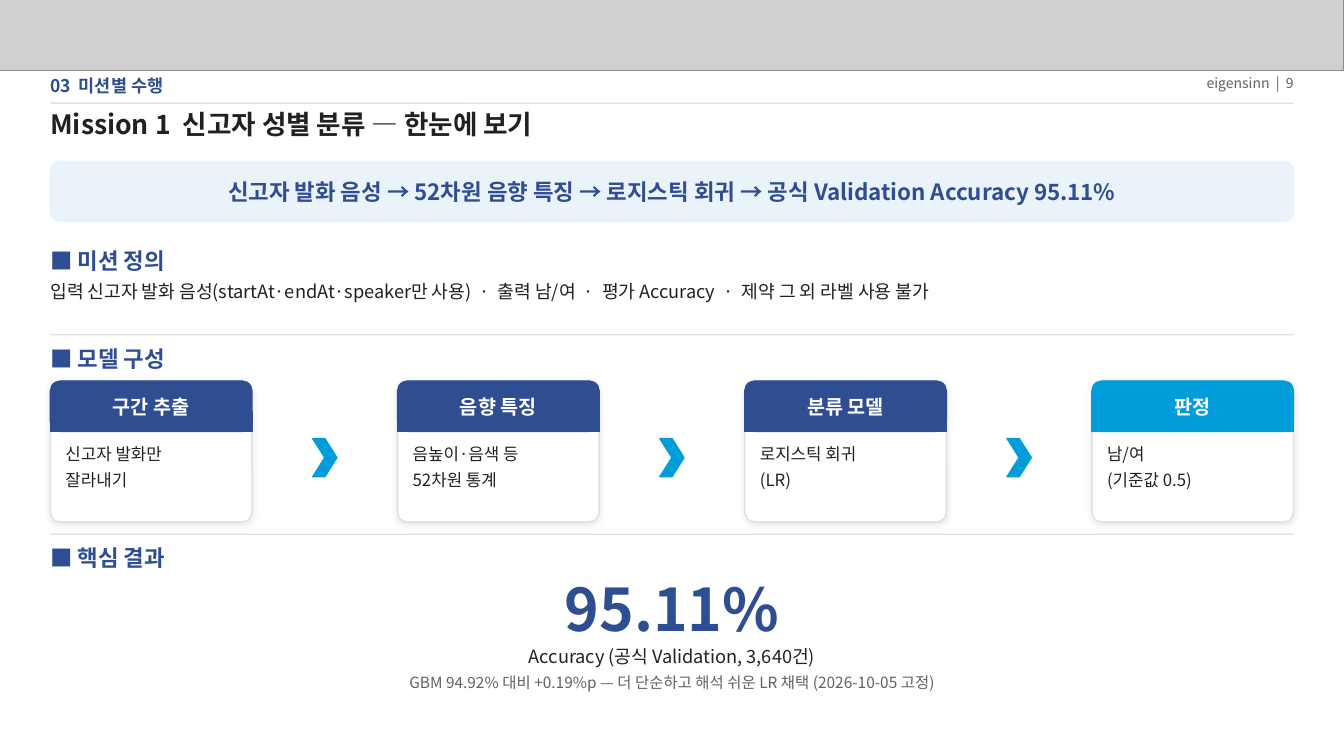
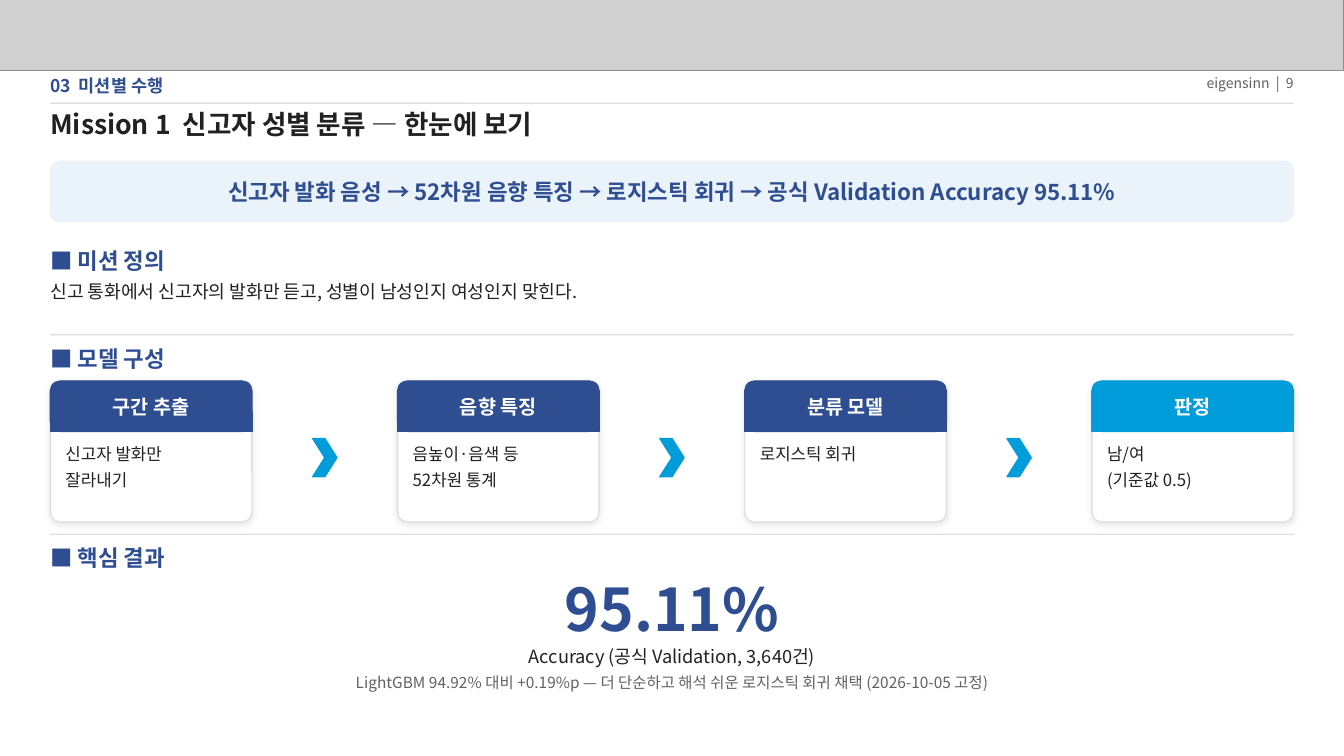
Before and after one commit to eigensinn-dcc2026/prelim, a slide deck: slide 9 of ppt/DCC2026_예선_결과정리.pptx. Drawn at 1344x756 pixels with LibreOffice and Linux fonts; fonts in the diff are those of the drawing; grey boxes stand for pictures. Boxes give left, top, right and bottom in pixels: in the first picture for what was removed or moved away, otherwise in the second. Text is boxed around its words. In the diff, an @@ line names an element or a change of style, - is before the commit and + after.

```diff
--- a/ppt/DCC2026_예선_결과정리.pptx
+++ b/ppt/DCC2026_예선_결과정리.pptx
@@ text at box(50, 283, 577, 302): text changed @@
-입력 신고자 발화 음성(startAt·endAt·speaker만 사용) · 출력 남/여 · 평가 Accuracy · 제약 그 외 라벨 사용 불가
+신고 통화에서 신고자의 발화만 듣고, 성별이 남성인지 여성인지 맞힌다.
@@ text at box(760, 472, 791, 489): paragraph removed @@
-(LR)
@@ text at box(356, 675, 988, 692): text changed @@
-GBM 94.92% 대비 +0.19%p — 더 단순하고 해석 쉬운 LR 채택 (2026-10-05 고정)
+LightGBM 94.92% 대비 +0.19%p — 더 단순하고 해석 쉬운 로지스틱 회귀 채택 (2026-10-05 고정)
```
Also in this commit, not shown: 8 other slides changed, 1 other file.
